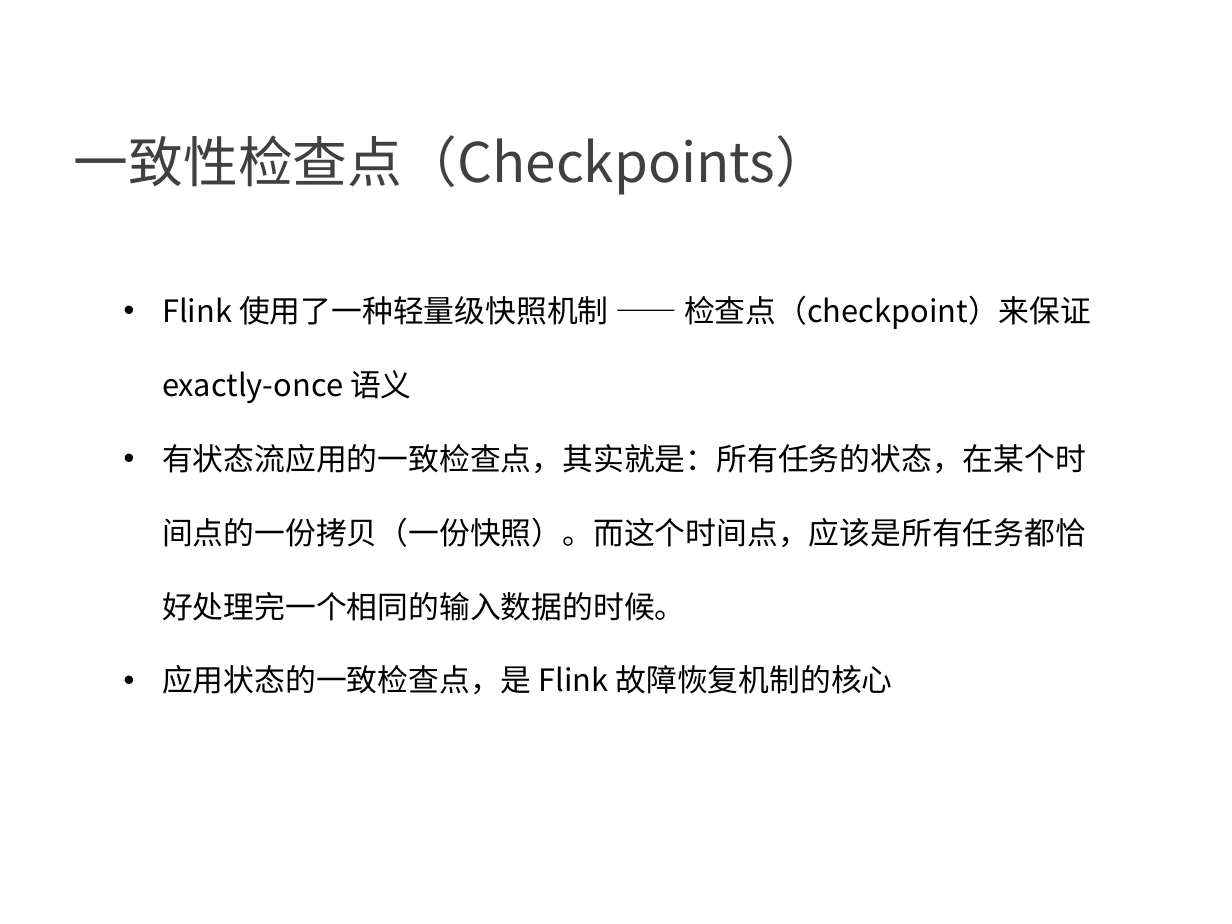
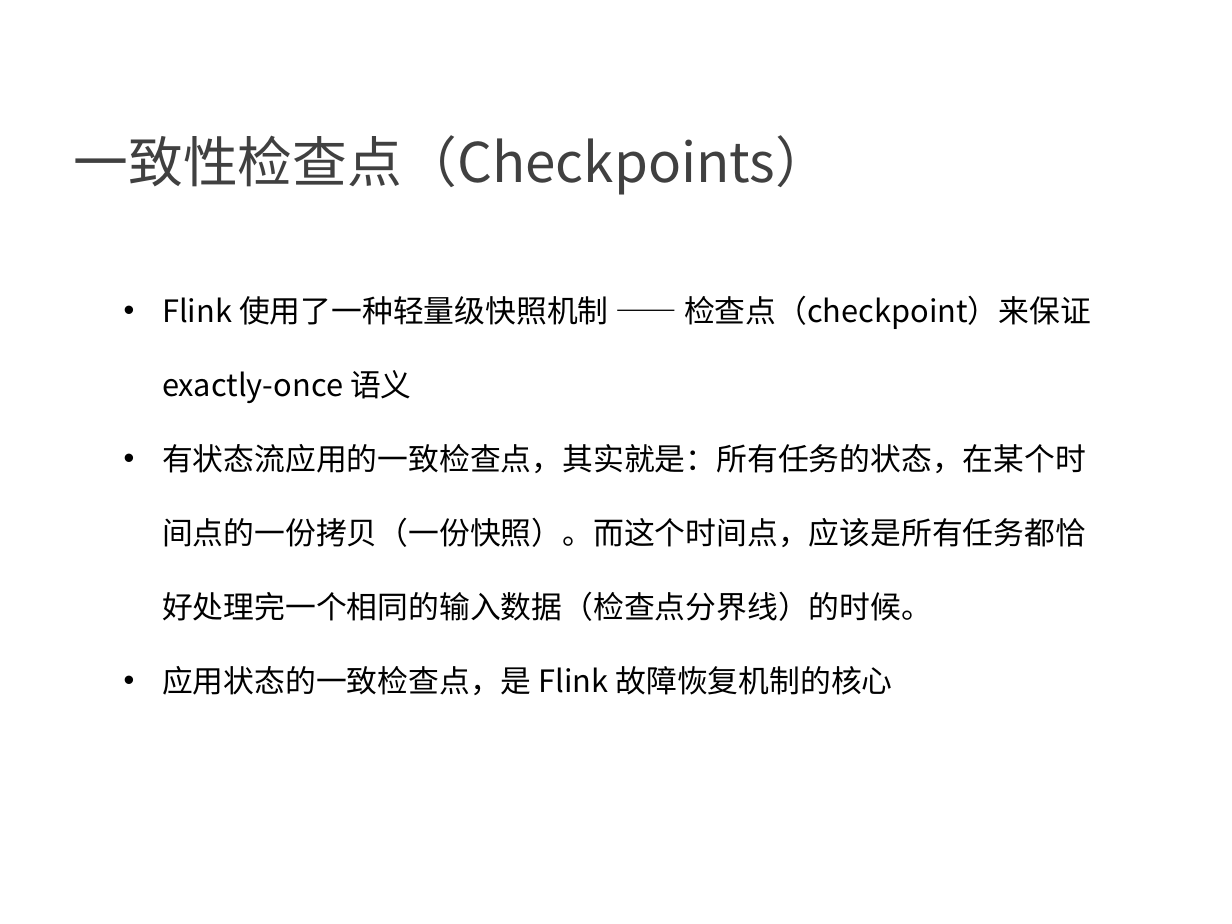
Before and after one commit to confucianzuoyuan/flink-tutorial, a slide deck: slide 5 of slides/7_Flink的状态一致性.pptx. Drawn at 1232x924 pixels with LibreOffice and Linux fonts; fonts in the diff are those of the drawing; background and template pictures are left out. Boxes give left, top, right and bottom in pixels: in the first picture for what was removed or moved away, otherwise in the second. Text is boxed around its words. In the diff, an @@ line names an element or a change of style, - is before the commit and + after.

```diff
--- a/slides/7_Flink的状态一致性.pptx
+++ b/slides/7_Flink的状态一致性.pptx
@@ text at box(162, 444, 1086, 621): text changed @@
-• 有状态流应用的一致检查点，其实就是：所有任务的状态，在某个时间点的一份拷贝（一份快照）。而这个时间点，应该是所有任务都恰好处理完一个相同的输入数据的时候。
+• 有状态流应用的一致检查点，其实就是：所有任务的状态，在某个时间点的一份拷贝（一份快照）。而这个时间点，应该是所有任务都恰好处理完一个相同的输入数据（检查点分界线）的时候。
```
Also in this commit, not shown: 3 other slides changed, 1 slide removed, 4 other files.
